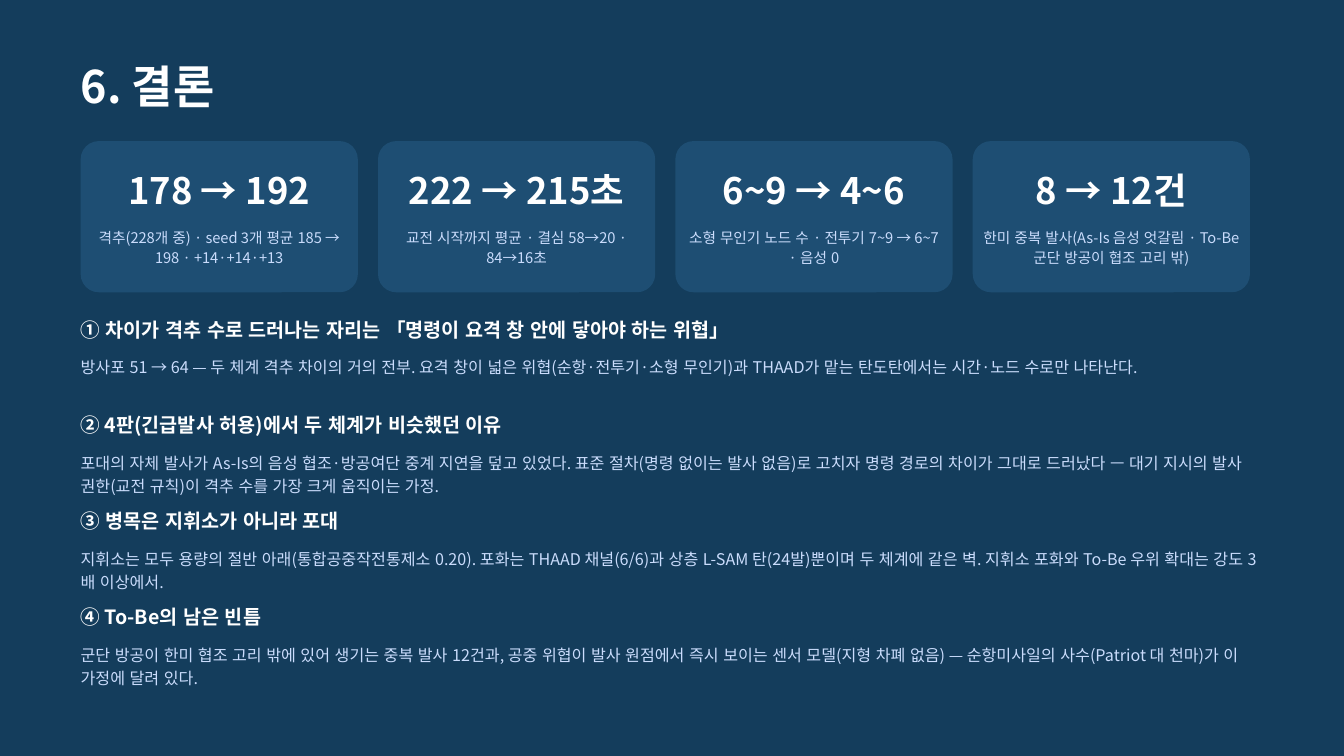
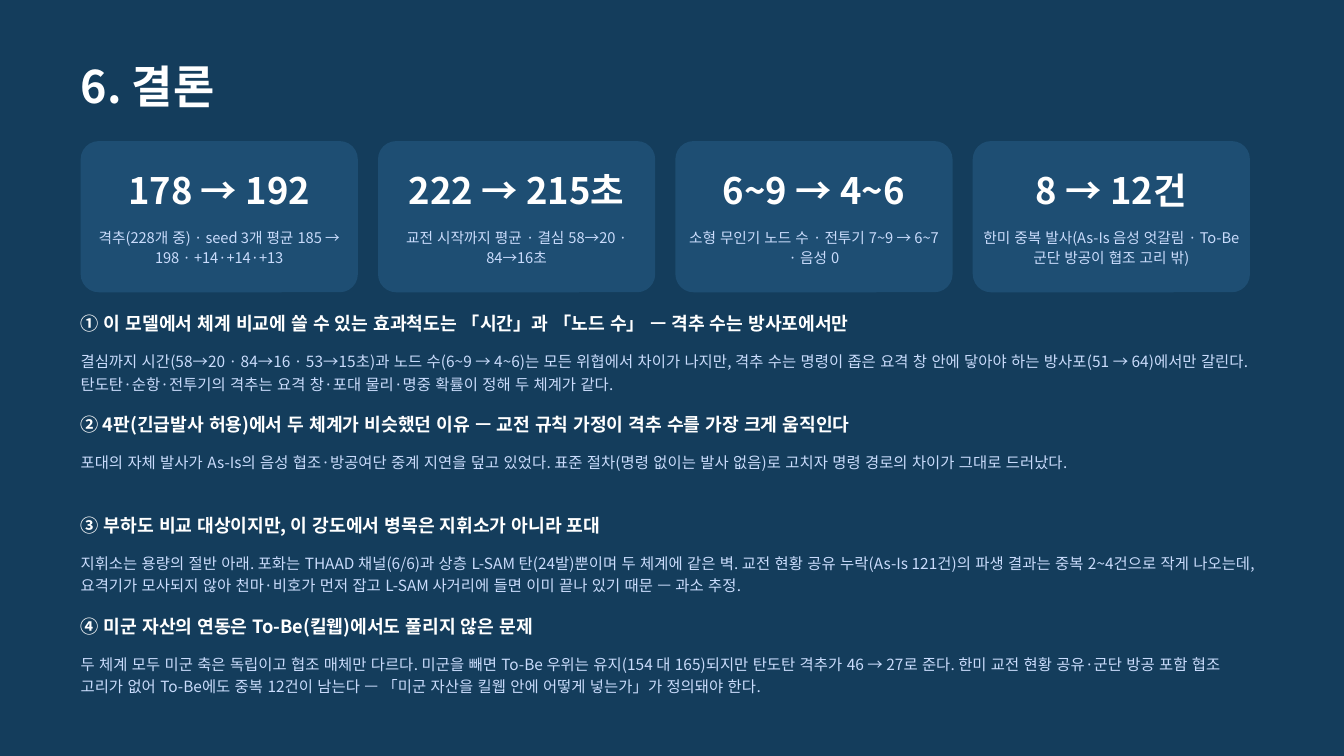
Before and after one commit to DaehyunY00/Air_Defense, a slide deck: slide 10 of K-JAMDS_효과척도_발표정리본.pptx. Drawn at 1344x756 pixels with LibreOffice and Linux fonts; fonts in the diff are those of the drawing. Boxes give left, top, right and bottom in pixels: in the first picture for what was removed or moved away, otherwise in the second. Text is boxed around its words. In the diff, an @@ line names an element or a change of style, - is before the commit and + after.

```diff
--- a/K-JAMDS_효과척도_발표정리본.pptx
+++ b/K-JAMDS_효과척도_발표정리본.pptx
@@ text at (81,314,848,332): text changed; size 14 to 13 pt @@
-① 차이가 격추 수로 드러나는 자리는 「명령이 요격 창 안에 닿아야 하는 위협」
+① 이 모델에서 체계 비교에 쓸 수 있는 효과척도는 「시간」과 「노드 수」 — 격추 수는 방사포에서만
@@ text at (81,354,1248,391): text changed; size 11.5 to 11 pt @@
-방사포 51 → 64 — 두 체계 격추 차이의 거의 전부. 요격 창이 넓은 위협(순항·전투기·소형 무인기)과 THAAD가 맡는 탄도탄에서는 시간·노드 수로만 나타난다.
+결심까지 시간(58→20 · 84→16 · 53→15초)과 노드 수(6~9 → 4~6)는 모든 위협에서 차이가 나지만, 격추 수는 명령이 좁은 요격 창 안에 닿아야 하는 방사포(51 → 64)에서만 갈린다. 탄도탄·순항·전투기의 격추는 요격 창·포대 물리·명중 확률이 정해 두 체계가 같다.
@@ text at (81,415,850,435): text changed; size 14 to 13 pt @@
-② 4판(긴급발사 허용)에서 두 체계가 비슷했던 이유
+② 4판(긴급발사 허용)에서 두 체계가 비슷했던 이유 — 교전 규칙 가정이 격추 수를 가장 크게 움직인다
@@ text at (81,455,1067,471): text changed; size 11.5 to 11 pt @@
-포대의 자체 발사가 As-Is의 음성 협조·방공여단 중계 지연을 덮고 있었다. 표준 절차(명령 없이는 발사 없음)로 고치자 명령 경로의 차이가 그대로 드러났다 — 대기 지시의 발사 권한(교전 규칙)이 격추 수를 가장 크게 움직이는 가정.
+포대의 자체 발사가 As-Is의 음성 협조·방공여단 중계 지연을 덮고 있었다. 표준 절차(명령 없이는 발사 없음)로 고치자 명령 경로의 차이가 그대로 드러났다.
@@ text at (81,516,600,536): text changed; size 14 to 13 pt @@
-③ 병목은 지휘소가 아니라 포대
+③ 부하도 비교 대상이지만, 이 강도에서 병목은 지휘소가 아니라 포대
@@ text at (81,556,1254,592): text changed; size 11.5 to 11 pt @@
-지휘소는 모두 용량의 절반 아래(통합공중작전통제소 0.20). 포화는 THAAD 채널(6/6)과 상층 L-SAM 탄(24발)뿐이며 두 체계에 같은 벽. 지휘소 포화와 To-Be 우위 확대는 강도 3배 이상에서.
+지휘소는 용량의 절반 아래. 포화는 THAAD 채널(6/6)과 상층 L-SAM 탄(24발)뿐이며 두 체계에 같은 벽. 교전 현황 공유 누락(As-Is 121건)의 파생 결과는 중복 2~4건으로 작게 나오는데, 요격기가 모사되지 않아 천마·비호가 먼저 잡고 L-SAM 사거리에 들면 이미 끝나 있기 때문 — 과소 추정.
@@ text at (81,617,532,637): text changed; size 14 to 13 pt @@
-④ To-Be의 남은 빈틈
+④ 미군 자산의 연동은 To-Be(킬웹)에서도 풀리지 않은 문제
@@ text at (81,657,1220,694): text changed; size 11.5 to 11 pt @@
-군단 방공이 한미 협조 고리 밖에 있어 생기는 중복 발사 12건과, 공중 위협이 발사 원점에서 즉시 보이는 센서 모델(지형 차폐 없음) — 순항미사일의 사수(Patriot 대 천마)가 이 가정에 달려 있다.
+두 체계 모두 미군 축은 독립이고 협조 매체만 다르다. 미군을 빼면 To-Be 우위는 유지(154 대 165)되지만 탄도탄 격추가 46 → 27로 준다. 한미 교전 현황 공유·군단 방공 포함 협조 고리가 없어 To-Be에도 중복 12건이 남는다 — 「미군 자산을 킬웹 안에 어떻게 넣는가」가 정의돼야 한다.
```
Also in this commit, not shown: 1 other slide changed, 6 other files.
